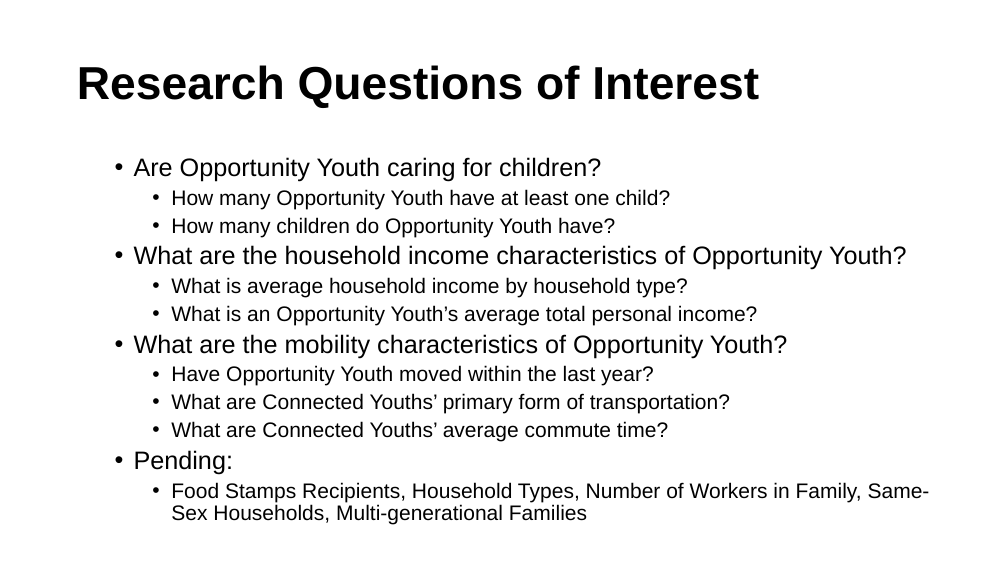
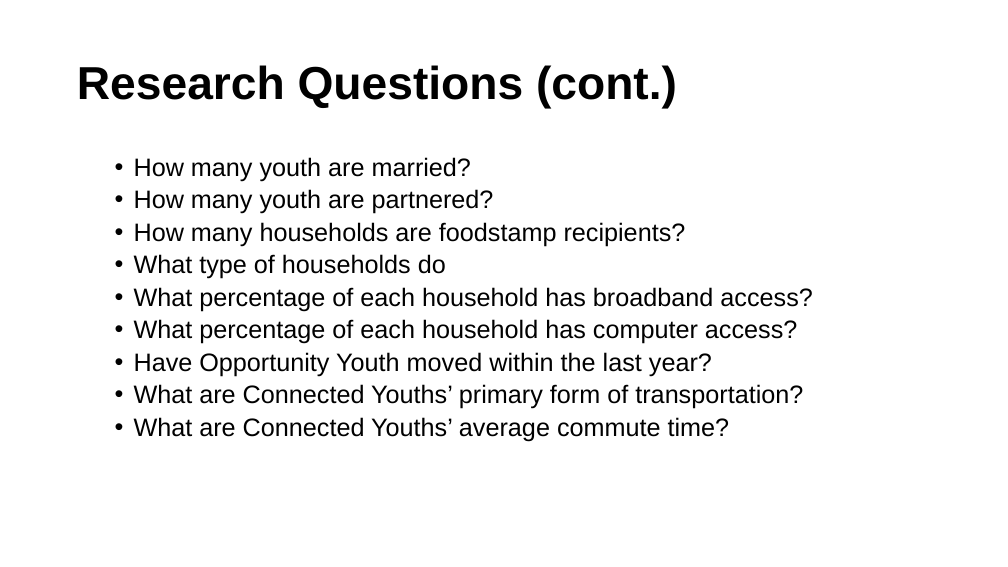
Before and after one commit to ucdiegorubi/oy_census_analysis, a slide deck: slide 4 of create_powerpoint/household_structure_estimates.pptx (slide 3 before the commit). Drawn at 1008x567 pixels with LibreOffice and Linux fonts; fonts in the diff are those of the drawing; background and template pictures are left out. Boxes give left, top, right and bottom in pixels: in the first picture for what was removed or moved away, otherwise in the second. Text is boxed around its words. In the diff, an @@ line names an element or a change of style, - is before the commit and + after.

```diff
--- a/create_powerpoint/household_structure_estimates.pptx
+++ b/create_powerpoint/household_structure_estimates.pptx
@@ title at (x1=77, y1=65, x2=677, y2=109): text changed @@
-Research Questions of Interest
+Research Questions (cont.)
@@ text at (x1=134, y1=157, x2=812, y2=344): text changed; size 20 to 24 pt @@
-  • Are Opportunity Youth caring for children?
-    • How many Opportunity Youth have at least one child?
-    • How many children do Opportunity Youth have?
-  • What are the household income characteristics of Opportunity Youth?
-    • What is average household income by household type?
-    • What is an Opportunity Youth’s average total personal income?
-  • What are the mobility characteristics of Opportunity Youth?
+  • How many youth are married?
+  • How many youth are partnered?
+  • How many households are foodstamp recipients?
+  • What type of households do
+  • What percentage of each household has broadband access?
+  • What percentage of each household has computer access?
@@ text at (x1=134, y1=352, x2=803, y2=441): size 20 to 24 pt in "Have Opportunity Youth moved within the last ...", "What are Connected Youths’ primary form of ...", "What are Connected Youths’ average commute time?"; list level 3 to 2 in "Have Opportunity Youth moved within ..."; list level 3 to 2 in "What are Connected Youths’ primary ..."; list level 3 to 2 in "What are Connected Youths’ average ..." @@
@@ text at (x1=134, y1=450, x2=930, y2=525): paragraphs removed @@
-  • Pending:
-    • Food Stamps Recipients, Household Types, Number of Workers in Family, Same-Sex Households, Multi-generational Families
```
Also in this commit, not shown: 3 other slides changed, 5 slides added, 3 slides removed, 8 other files.
